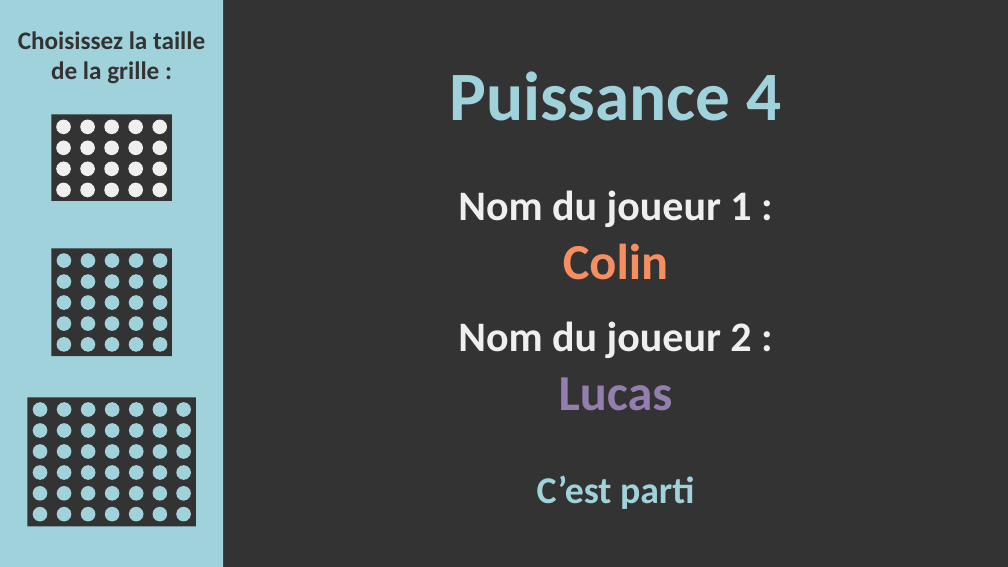
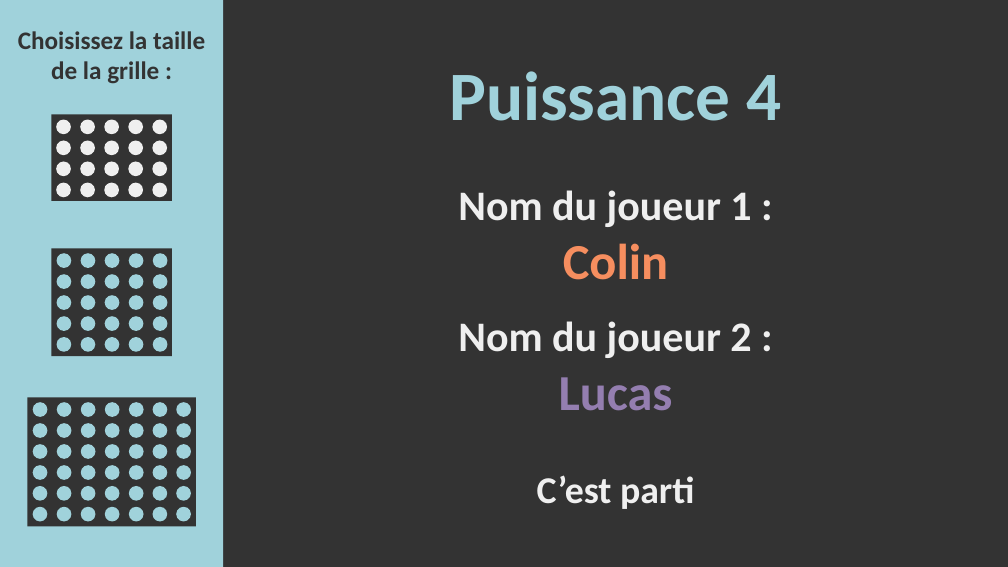
Before and after one commit to ColinCaz/Puissance4, a slide deck: slide 2 of Idée charte graphique.pptx. Drawn at 1008x567 pixels with LibreOffice and Linux fonts; fonts in the diff are those of the drawing. Boxes give left, top, right and bottom in pixels: in the first picture for what was removed or moved away, otherwise in the second. Text is boxed around its words. In the diff, an @@ line names an element or a change of style, - is before the commit and + after.

```diff
--- a/Idée charte graphique.pptx
+++ b/Idée charte graphique.pptx
@@ text "C’est parti" at [537,475,694,509]: text colour #A0D2DB to #EFEFEF @@
```
Also in this commit, not shown: 1 other slide changed, 19 other files.
